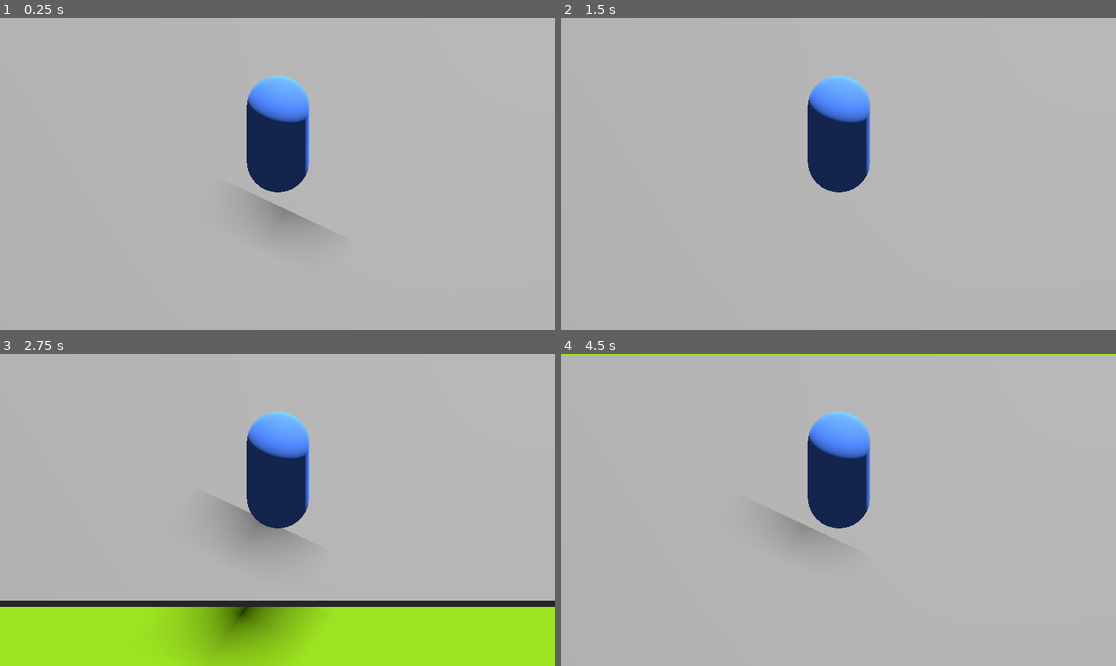
Above: before the commit, frames 1-4 (two rows, left to right).
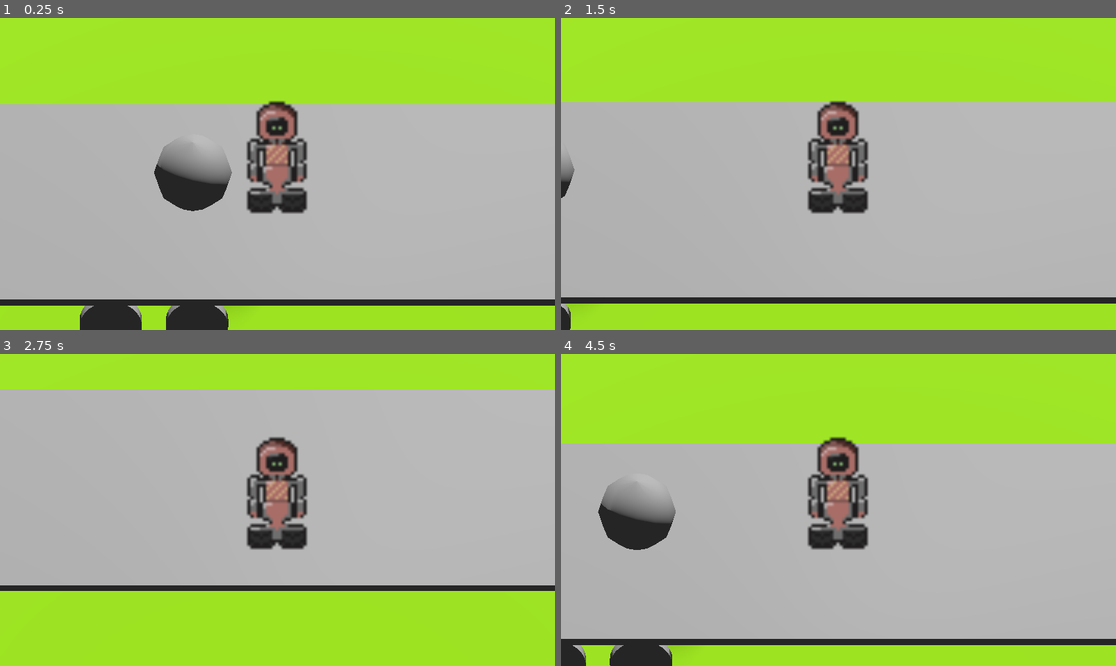
Above: after the commit, the same moments.

Repository: superlou/train-game-4
Game: Godot game, scene res://world.tscn
The game is run twice, just before and just after one commit, with the same random seed, the same clock (stepped at 60 frames per second) and the same inputs.
Inputs:
- Up to frame 1 (0.25 s): no input
- Up to frame 2 (1.5 s): hold D (right) 0.53-1.28 s; hold Shift (sprint) 0.53-1.28 s; tap Space (jump) at 0.77 s; hold S (down) from 1.28 s (still down); tap Shift (sprint) at 1.35 s
- Up to frame 3 (2.75 s): tap Space (jump) at 1.52 s; release S (down) at 2.03 s; hold D (right) from 2.03 s (still down); hold Shift (sprint) from 2.03 s (still down)
- Up to frame 4 (4.5 s): release D (right) at 2.78 s; release Shift (sprint) at 2.78 s; hold W (up) 2.78-3.53 s; tap Shift (sprint) at 2.85, 4.35 s; tap Space (jump) at 3.02, 3.77 s; hold Shift (sprint) 3.53-4.28 s; hold A (left) from 3.53 s (still down)

The runs differ from the first frame. In frame 1, 44% of the frame differs, in the area x 0-100%, y 0-100%; in frame 2, 41%; in frame 3, 26%; in frame 4, 43%.

Commit message:
Basic sprite

Diff:
--- a/player.tscn
+++ b/player.tscn
@@ -1,16 +1,9 @@
-[gd_scene load_steps=5 format=3 uid="uid://c22n2h2b626by"]
+[gd_scene load_steps=4 format=3 uid="uid://c22n2h2b626by"]
 
 [ext_resource type="Script" path="res://player.gd" id="1_dwx2k"]
+[ext_resource type="Texture2D" uid="uid://driuoq2jvqvop" path="res://assets/robot.png" id="2_a4u6m"]
 
 [sub_resource type="CapsuleShape3D" id="CapsuleShape3D_u67lg"]
-radius = 0.3
-height = 1.5
-
-[sub_resource type="StandardMaterial3D" id="StandardMaterial3D_ximy0"]
-albedo_color = Color(0.329412, 0.541176, 1, 1)
-
-[sub_resource type="CapsuleMesh" id="CapsuleMesh_6hyur"]
-material = SubResource("StandardMaterial3D_ximy0")
 radius = 0.3
 height = 1.5
 
@@ -22,15 +15,19 @@
 transform = Transform3D(1, 0, 0, 0, 1, 0, 0, 0, 1, 0, 0.75143, 0)
 shape = SubResource("CapsuleShape3D_u67lg")
 
-[node name="MeshInstance3D" type="MeshInstance3D" parent="."]
-transform = Transform3D(1, 0, 0, 0, 1, 0, 0, 0, 1, 0, 0.752145, 0)
-mesh = SubResource("CapsuleMesh_6hyur")
-
 [node name="Camera3D" type="Camera3D" parent="."]
-transform = Transform3D(1, 0, 0, 0, 0.582634, 0.812735, 0, -0.812735, 0.582634, -0.00491548, 3.69771, 2.58583)
+transform = Transform3D(1, 0, 0, 0, 0.779732, 0.626114, 0, -0.626114, 0.779732, -0.00491548, 2.50301, 2.58583)
 projection = 1
-size = 3.0
+size = 4.0
 
 [node name="FloorCast" type="RayCast3D" parent="."]
 transform = Transform3D(1, 0, 0, 0, 1, 0, 0, 0, 1, 0, 0.0476875, 0)
 target_position = Vector3(0, -0.1, 0)
+
+[node name="Sprite" type="Sprite3D" parent="."]
+transform = Transform3D(1, 0, 0, 0, 0.866488, 0.499199, 0, -0.499199, 0.866488, -0.0315374, 0.751586, -0.000822902)
+pixel_size = 0.04
+texture = ExtResource("2_a4u6m")
+hframes = 4
+region_enabled = true
+region_rect = Rect2(0, 0, 128, 40)
--- a/world.tscn
+++ b/world.tscn
@@ -8,6 +8,8 @@
 albedo_color = Color(0.501961, 0.721569, 0.0901961, 1)
 
 [sub_resource type="Environment" id="Environment_j3mav"]
+
+[sub_resource type="SphereShape3D" id="SphereShape3D_o3dtj"]
 
 [node name="World" type="Node3D"]
 
@@ -33,3 +35,12 @@
 
 [node name="WorldEnvironment" type="WorldEnvironment" parent="."]
 environment = SubResource("Environment_j3mav")
+
+[node name="Cube" type="RigidBody3D" parent="."]
+transform = Transform3D(1, 0, 0, 0, 1, 0, 0, 0, 1, 4.52872, 1.73951, 0)
+mass = 0.11
+
+[node name="CollisionShape3D" type="CollisionShape3D" parent="Cube"]
+shape = SubResource("SphereShape3D_o3dtj")
+
+[node name="CSGSphere3D" type="CSGSphere3D" parent="Cube"]
Binary file added: assets/robot.png
Not shown, added: assets/robot.png.import
Not shown: 1 places in world.tscn that only renumber resources
